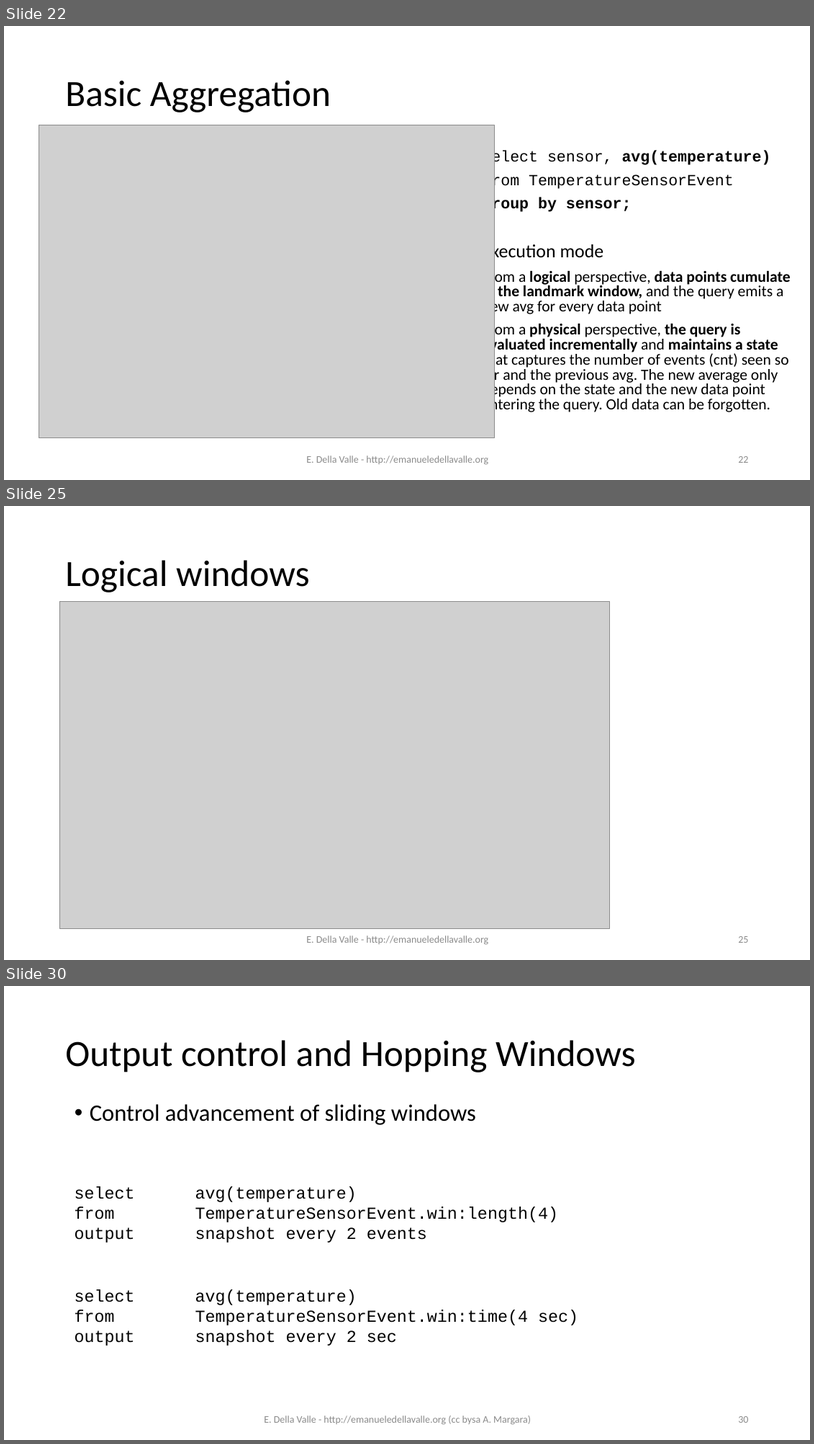
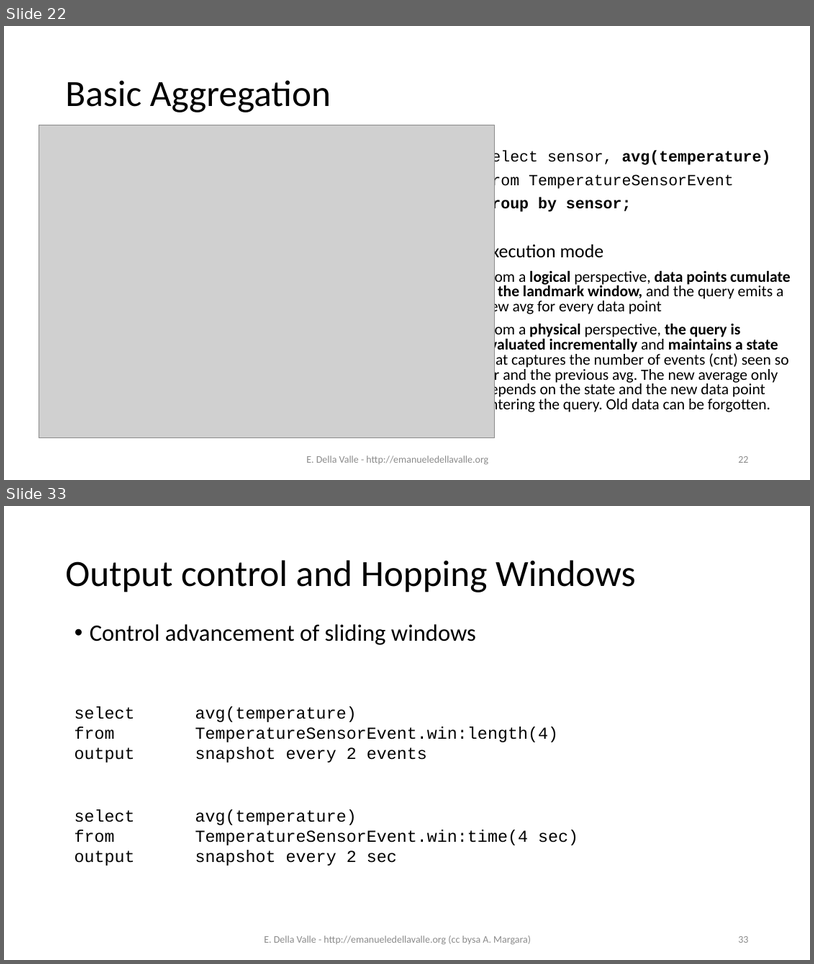
Before and after one commit to eugeniovaretti/streaming-data-analytics, a slide deck: lectures/02_EPL/02_VerticallyScalableSolution_Esper+EPL.pptx. Shown one above the other, each under a label of ours: slides 22, 25 and 30 before the commit, slides 22 and 33 after it; the slides between them are not shown. The pictures are 814x1444 and 814x964 pixels, drawn with LibreOffice and Linux fonts; fonts in the diff are those of the drawing; grey boxes stand for pictures. Boxes give left, top, right and bottom in pixels: in the first picture for what was removed or moved away, otherwise in the second. Text is boxed around its words. In the diff, an @@ line names an element or a change of style, - is before the commit and + after.

```diff
--- a/lectures/02_EPL/02_VerticallyScalableSolution_Esper+EPL.pptx
+++ b/lectures/02_EPL/02_VerticallyScalableSolution_Esper+EPL.pptx
@@ slide 25 removed at (x1=4, y1=506, x2=810, y2=960), background #FFFFFF @@
@@ title removed at (x1=65, y1=560, x2=310, y2=592) @@
-Logical windows
@@ picture removed at (x1=59, y1=602, x2=610, y2=928) @@
@@ text removed at (x1=306, y1=935, x2=489, y2=944) @@
-E. Della Valle - http://emanueledellavalle.org
@@ page number removed at (x1=738, y1=936, x2=748, y2=942) @@
-25
@@ what was slide 30 is now slide 33 @@
@@ page number at (x1=738, y1=936, x2=748, y2=942): text changed @@
-30
+33
```
Also in this commit, not shown: 9 slides changed, 4 slides added, 4 other files.
